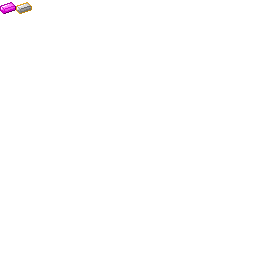
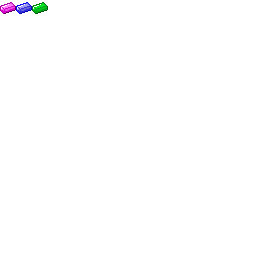
Revision of a layered 256x256 image; what changed, layer by layer:
added layer "Layer 4" above "Layer 3" over box(32, 2, 49, 14)
painted on "Layer 3" over box(16, 2, 32, 14)
